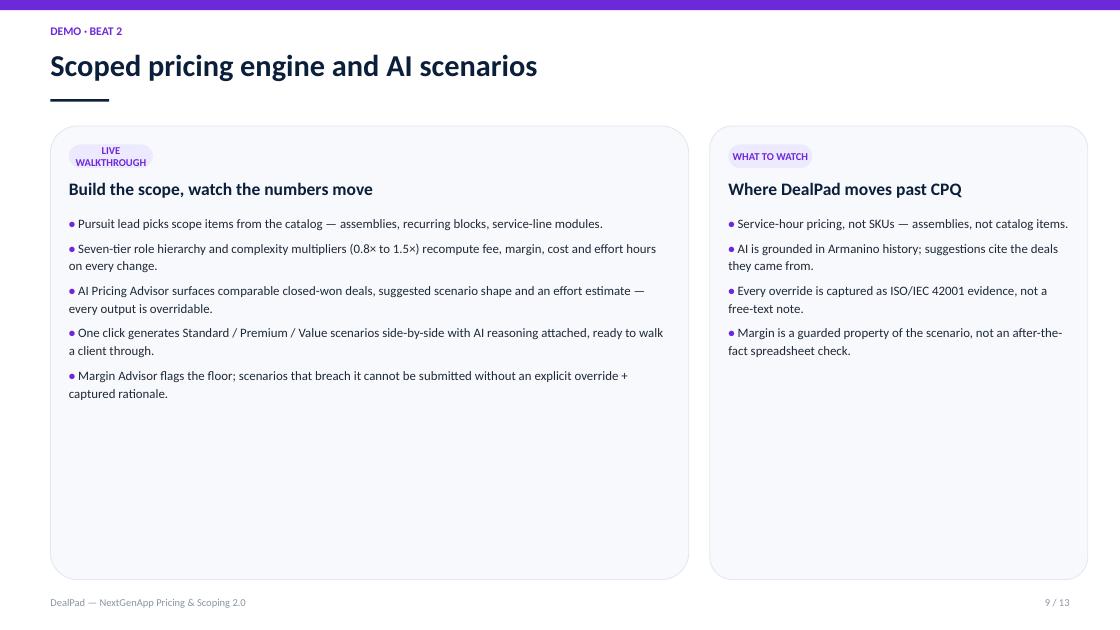
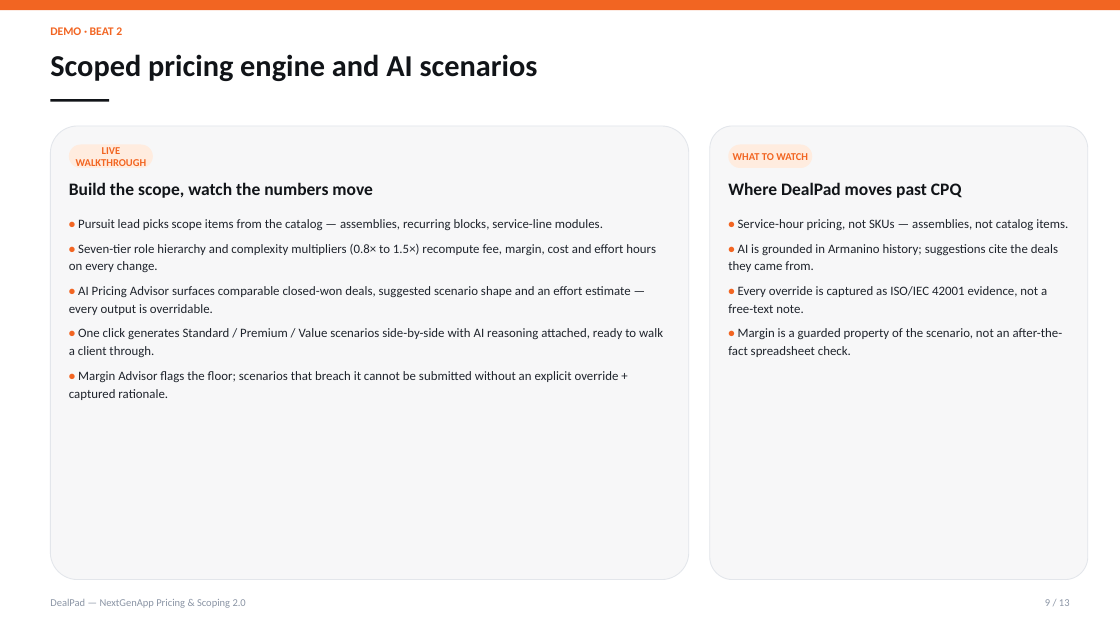
Before and after one commit to dhan99/NextGenPricing2, a slide deck: slide 9 of attached_assets/DealPad_10min_PS_Demo.pptx. Drawn at 1120x630 pixels with LibreOffice and Linux fonts; fonts in the diff are those of the drawing. Boxes give left, top, right and bottom in pixels: in the first picture for what was removed or moved away, otherwise in the second. Text is boxed around its words. In the diff, an @@ line names an element or a change of style, - is before the commit and + after.

```diff
--- a/attached_assets/DealPad_10min_PS_Demo.pptx
+++ b/attached_assets/DealPad_10min_PS_Demo.pptx
@@ rectangle at bbox=[0, 0, 1120, 10]: fill #6D28D9 to #F26522 @@
@@ rectangle at bbox=[50, 99, 109, 102]: fill #0B1F3A to #111418 @@
@@ rounded rectangle at bbox=[50, 126, 689, 580]: fill #F7F9FC to #F7F7F8; outline #E2E8F0 0.75 pt to #E3E6EB 0.75 pt @@
@@ rounded rectangle at bbox=[69, 145, 153, 168]: fill #EDE9FE to #FFECDF @@
@@ rounded rectangle at bbox=[710, 126, 1088, 580]: fill #F7F9FC to #F7F7F8; outline #E2E8F0 0.75 pt to #E3E6EB 0.75 pt @@
@@ text colour #6D28D9 to #F26522 in 3 elements at bbox=[50, 27, 122, 35], bbox=[76, 147, 147, 166], bbox=[733, 153, 808, 160] @@
@@ rounded rectangle at bbox=[728, 145, 812, 168]: fill #EDE9FE to #FFECDF @@
@@ text colour #0B1F3A to #111418 in 3 elements at bbox=[50, 54, 538, 81], bbox=[69, 182, 373, 198], bbox=[728, 182, 962, 198] @@
@@ text "• Pursuit lead picks scope ..." at bbox=[69, 219, 663, 400]: text colour #6D28D9 to #F26522 in "•", "•", "•", "•" and 1 more places; text colour #1F2937 to #1F242C @@
@@ text "• Service-hour pricing, not SKUs ..." at bbox=[728, 219, 1068, 357]: text colour #6D28D9 to #F26522 in "•", "•", "•", "•"; text colour #1F2937 to #1F242C @@
```
Also in this commit, not shown: 12 other slides changed, 2 other files.
